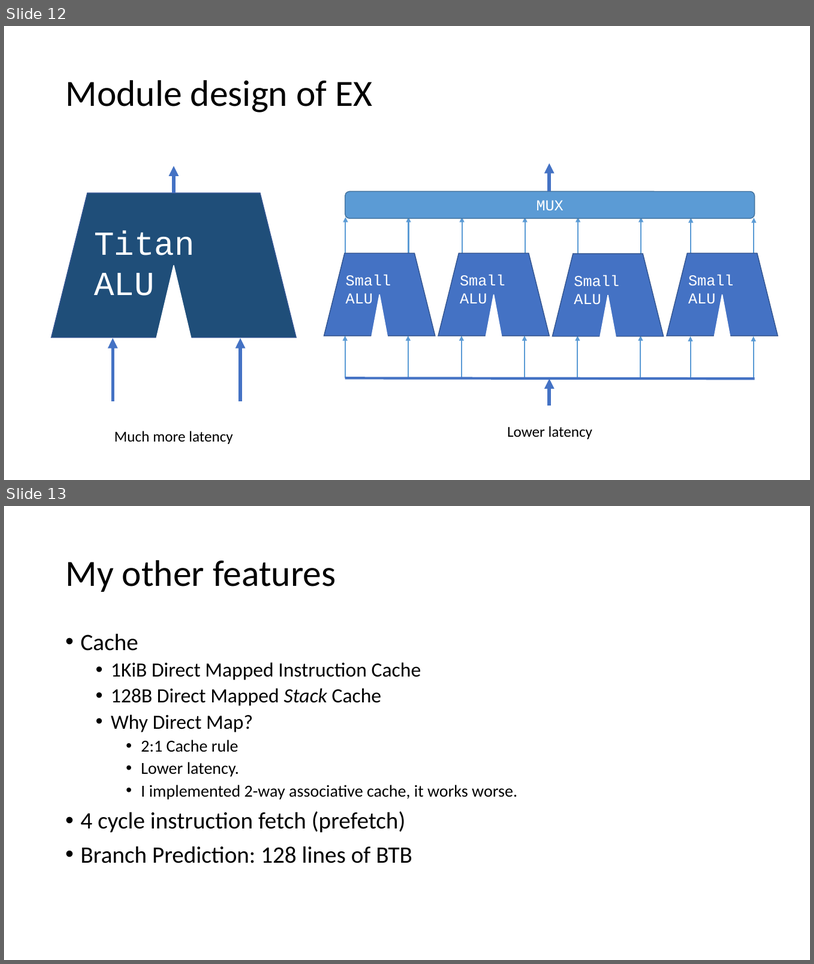
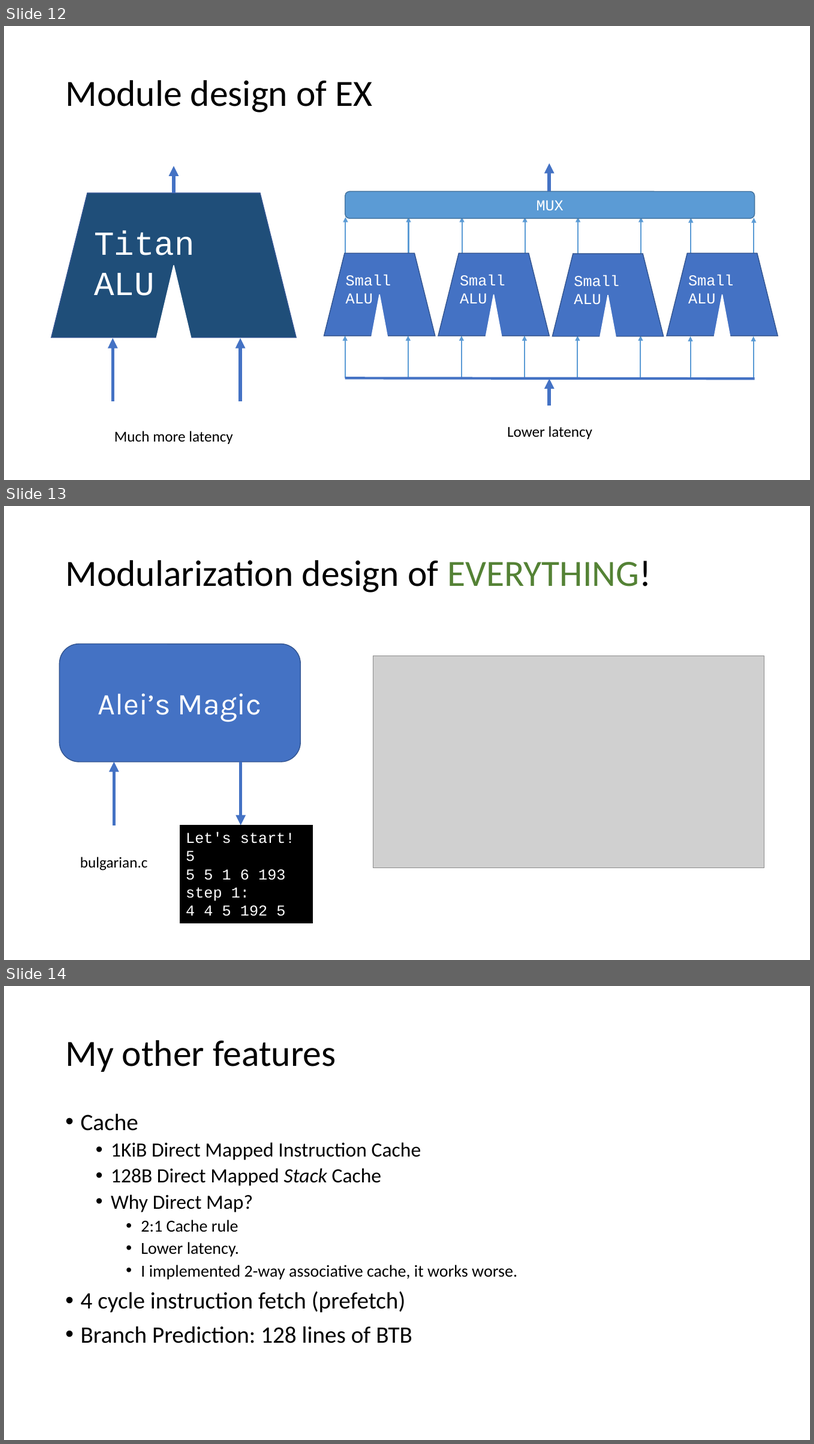
Before and after one commit to fstqwq/PipyV, a slide deck: arch_pre.pptx. Shown one above the other, each under a label of ours: slides 12 and 13 before the commit, slides 12, 13 and 14 after it. The pictures are 814x964 and 814x1444 pixels, drawn with LibreOffice and Linux fonts; fonts in the diff are those of the drawing; grey boxes stand for pictures. Boxes give left, top, right and bottom in pixels: in the first picture for what was removed or moved away, otherwise in the second. Text is boxed around its words. In the diff, an @@ line names an element or a change of style, - is before the commit and + after.

```diff
--- a/arch_pre.pptx
+++ b/arch_pre.pptx
@@ slide 13 added at bbox=[4, 506, 810, 960], background #FFFFFF @@
@@ title added at bbox=[65, 560, 652, 592], 44 pt, text #000000 @@
+Modularization design of EVERYTHING!
@@ rounded rectangle added at bbox=[60, 644, 301, 762], fill #4472C4, outline #325491 1 pt, 36 pt, text #FFFFFF @@
+Alei’s Magic
@@ picture added at bbox=[374, 656, 765, 868] @@
@@ arrow added from (114, 825) to (114, 762), #4472C4 4 pt @@
@@ arrow added from (241, 762) to (241, 825), #4472C4 4 pt @@
@@ rectangle added at bbox=[180, 825, 312, 923], fill #000000, outline #000000 1 pt, 18 pt, text #FFFFFF @@
+Let's start!
+5
+5 5 1 6 193
+step 1:
+4 4 5 192 5
@@ text added at bbox=[80, 856, 148, 870], 18 pt, text #000000 @@
+bulgarian.c
@@ what was slide 13 is now slide 14 @@
```
Also in this commit, not shown: 8 slides changed, 2 other slides added.
